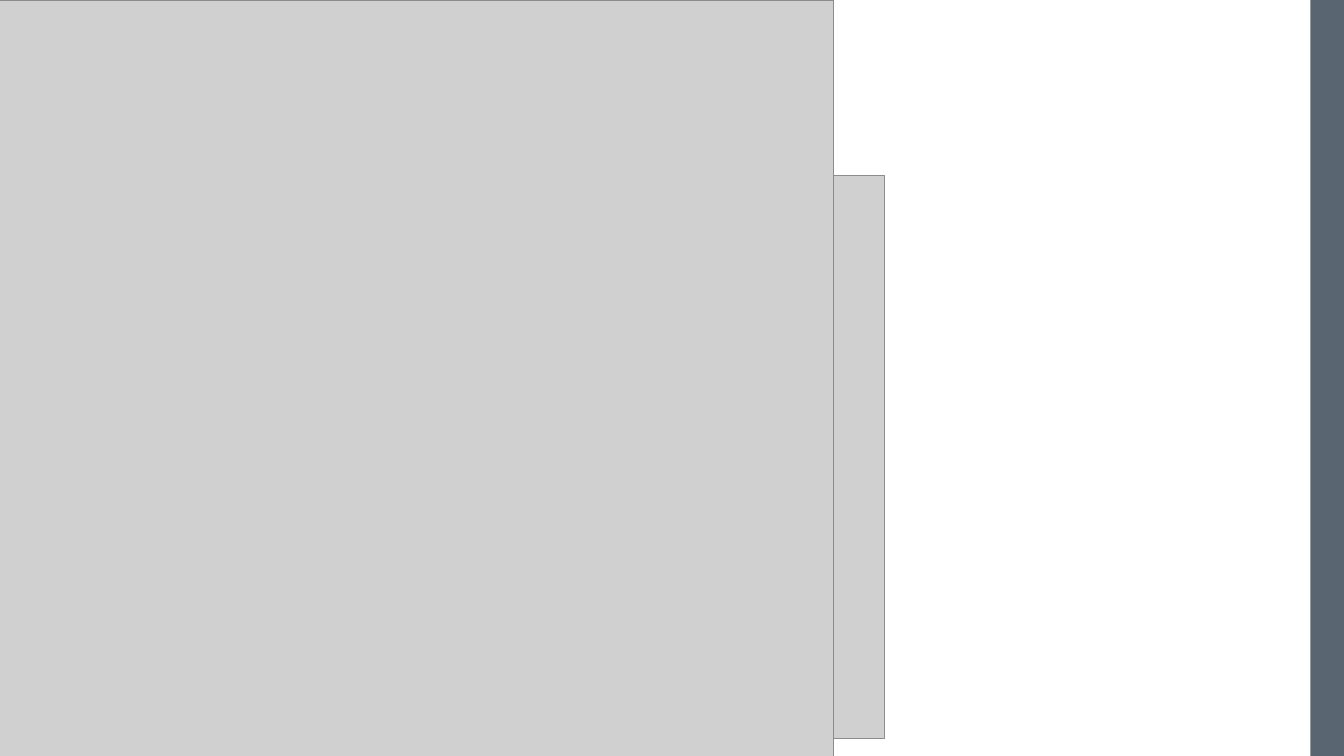
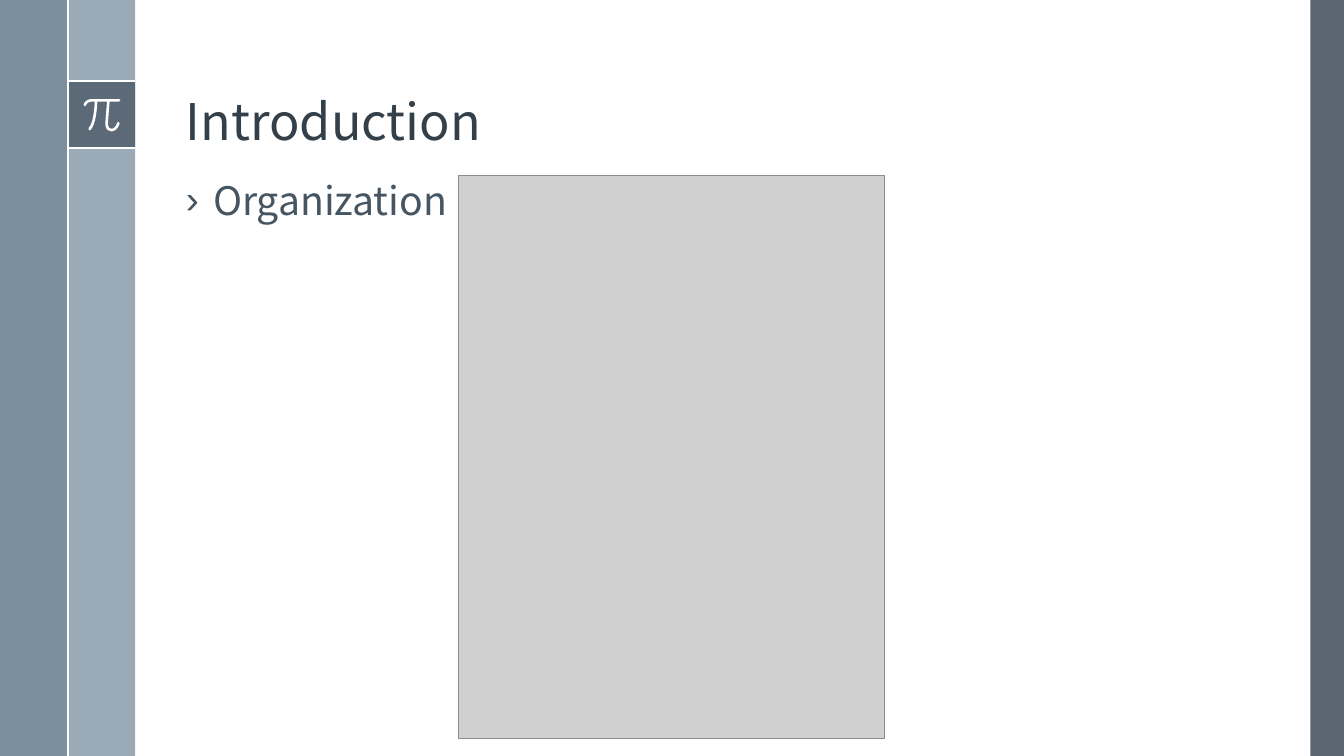
Before and after one commit to Faustus-/Deep-Learning-Notes, a slide deck: slide 7 of Chapter 1 Introduction.pptx. Drawn at 1344x756 pixels with LibreOffice and Linux fonts; fonts in the diff are those of the drawing; grey boxes stand for pictures. Boxes give left, top, right and bottom in pixels: in the first picture for what was removed or moved away, otherwise in the second. Text is boxed around its words. In the diff, an @@ line names an element or a change of style, - is before the commit and + after.

```diff
--- a/Chapter 1 Introduction.pptx
+++ b/Chapter 1 Introduction.pptx
@@ picture removed at <box>0,0,833,756</box> @@
@@ rectangle added at <box>68,82,135,149</box>, fill #475562 at 75% opacity @@
@@ line added from (68, 82) to (135, 82), #FFFFFF 1.5 pt @@
@@ freeform shape added at <box>84,99,121,131</box>, fill #FFFFFF @@
@@ title added at <box>186,100,481,141</box>, 36 pt, text #35404A @@
+Introduction
@@ line added from (68, 148) to (135, 148), #FFFFFF 1.5 pt @@
@@ text added at <box>213,184,447,225</box>, 28 pt, text #465562 @@
+› Organization
```
Also in this commit, not shown: 1 other file.
